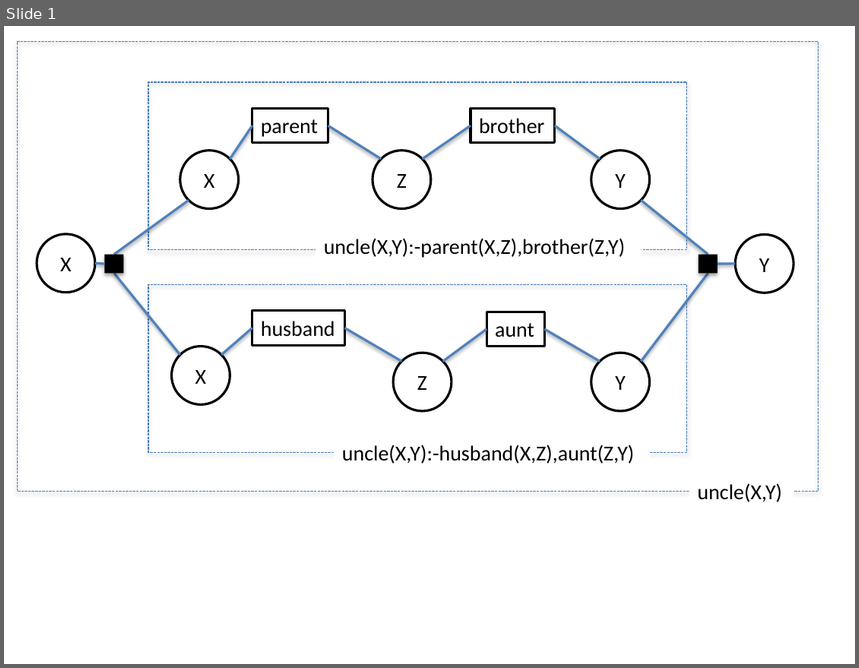
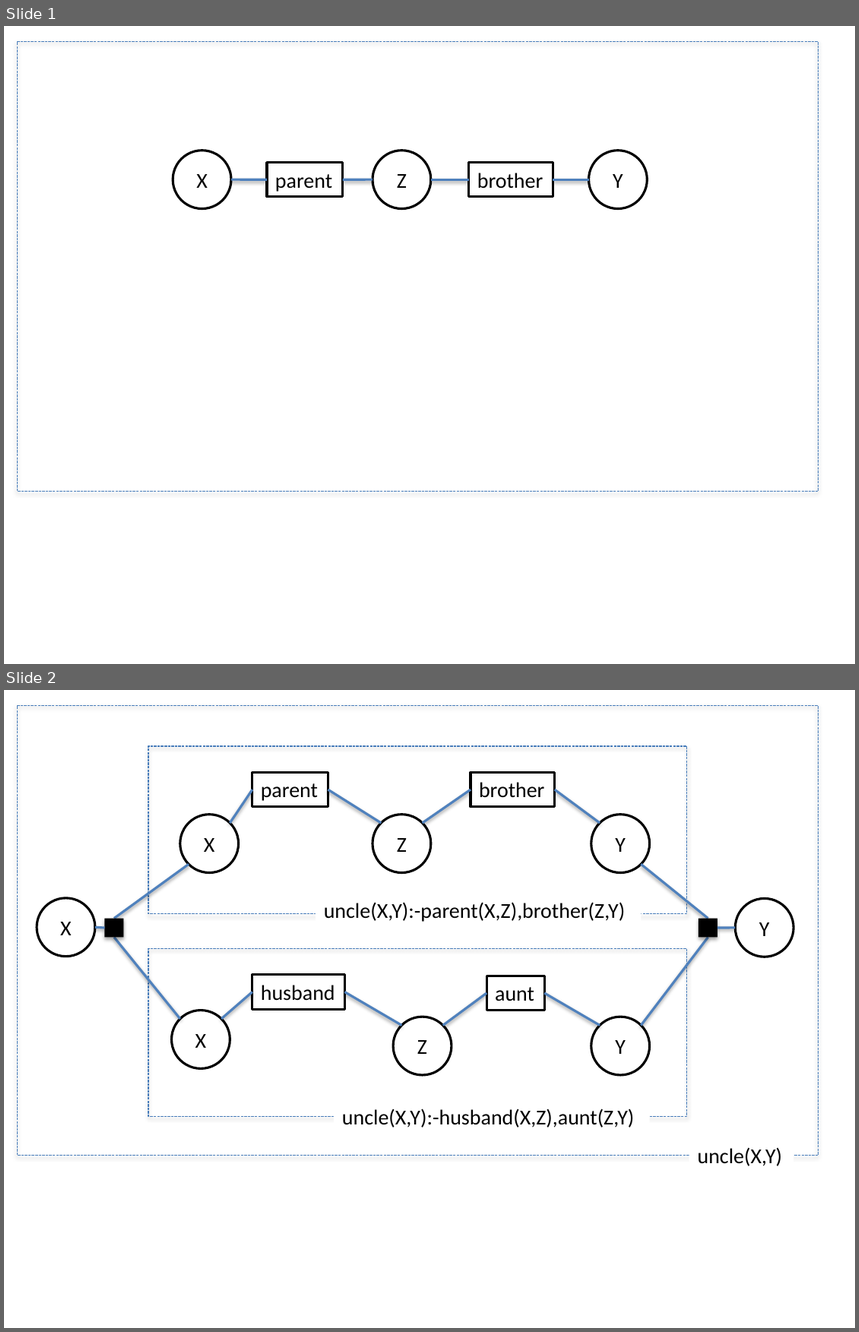
Before and after one commit to TeamCohen/TensorLog, a slide deck: doc/fig.pptx. Shown one above the other, each under a label of ours: slide 1 before the commit, slides 1 and 2 after it. The pictures are 859x668 and 859x1332 pixels, drawn with LibreOffice and Linux fonts; fonts in the diff are those of the drawing. Boxes give left, top, right and bottom in pixels: in the first picture for what was removed or moved away, otherwise in the second. Text is boxed around its words. In the diff, an @@ line names an element or a change of style, - is before the commit and + after.

```diff
--- a/doc/fig.pptx
+++ b/doc/fig.pptx
@@ slide 1 added at bbox=[4, 26, 855, 664], background #FFFFFF @@
@@ rectangle added at bbox=[17, 41, 818, 492], outline #4B7EBC 0.75 pt dashed @@
@@ ellipse added at bbox=[173, 151, 231, 209], fill #FFFFFF, outline #000000 2 pt, 18 pt, text #000000 @@
+X
@@ rectangle added at bbox=[267, 162, 343, 196], fill #FFFFFF, outline #000000 2 pt, 18 pt, text #000000 @@
+parent
@@ ellipse added at bbox=[373, 151, 431, 209], fill #FFFFFF, outline #000000 2 pt, 18 pt, text #000000 @@
+Z
@@ rectangle added at bbox=[469, 162, 553, 196], fill #FFFFFF, outline #000000 2 pt, 18 pt, text #000000 @@
+brother
@@ ellipse added at bbox=[588, 151, 648, 209], fill #FFFFFF, outline #000000 2 pt, 18 pt, text #000000 @@
+Y
@@ line added from (231, 180) to (267, 180), #4F81BD 2 pt @@
@@ line added from (343, 180) to (373, 180), #4F81BD 2 pt @@
@@ line added from (431, 180) to (469, 180), #4F81BD 2 pt @@
@@ line added from (553, 180) to (588, 180), #4F81BD 2 pt @@
@@ what was slide 1 is now slide 2 @@
```
Also in this commit, not shown: 1 other file.
